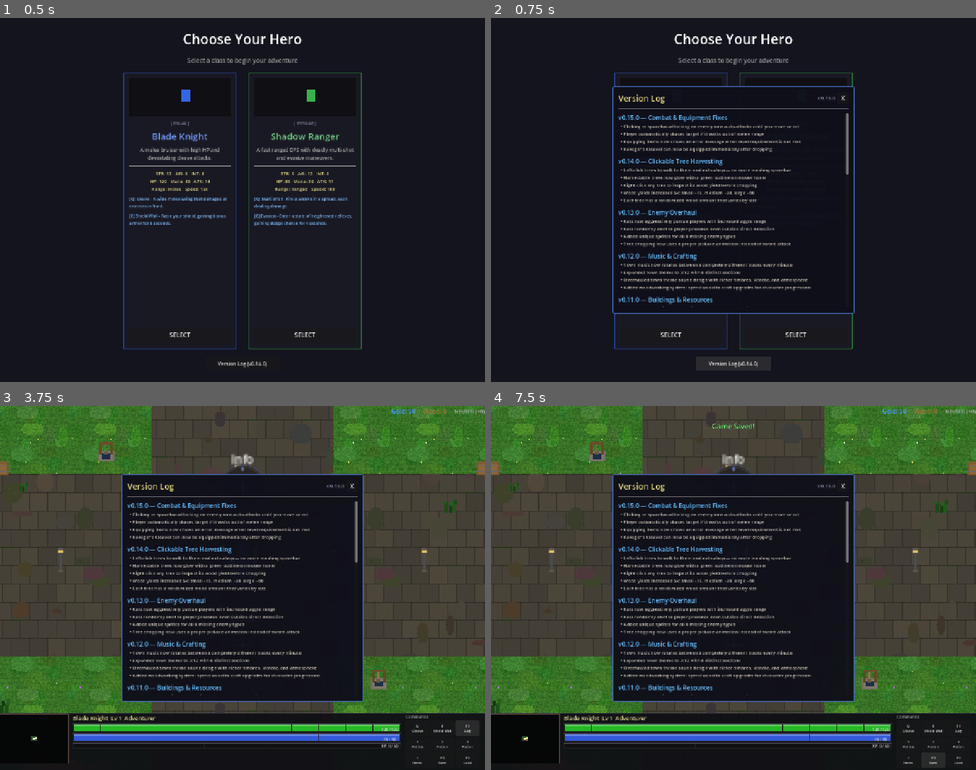
Above: before the commit, frames 1-4 (two rows, left to right).
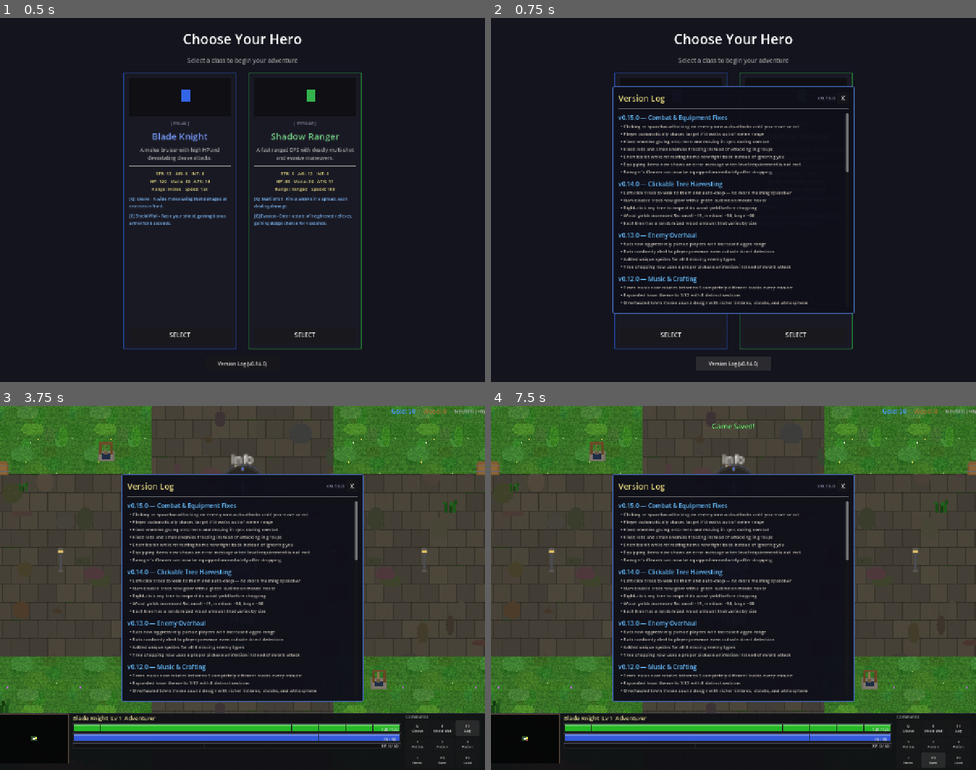
Above: after the commit, the same moments.

Repository: slxny/legends-open-rpg
Game: Godot game, scene res://scenes/main.tscn
Same seed, same stepped clock (60 frames per second), same inputs: the game is played once before the commit and once after it.
Inputs:
- Up to frame 1 (0.5 s): no input
- Up to frame 2 (0.75 s): click "Version Log (v0.14.0)" at 0.5 s
- Up to frame 3 (3.75 s): click "SELECT" at 1.25 s; click "Q Cleave" at 2 s; click "E Shield Wall" at 2.75 s; click "F1 Log" at 3.5 s
- Up to frame 4 (7.5 s): click "1 Potion" at 4.25 s; click "2 Potion" at 5 s; click "3 Potion" at 5.75 s; click "I Items" at 6.5 s; click "F5 Save" at 7.25 s

Frame 1 is identical in both runs. In frame 2, 5.2% of the frame differs, in the area x 26-74%, y 33-80%; in frame 3, 5.2%; in frame 4, 5.2%.

Commit message:
Fix enemies gluing to hero and rats freezing in combat
Three bugs in enemy.gd:

1. Glue bug: In ATTACK state, enemies only had separation push from
   other enemies — no force pushing them off the player. When
   overlapping, they'd ride along with player movement. Now enemies
   push away from the target when closer than half their attack range.

2. Rat freeze: Disengage multiplier was 1.5x attack range. For rats
   (22px range), disengage was only 33px — separation push from other
   rats in groups easily exceeded the 11px gap, causing rapid
   CHASE↔ATTACK oscillation where attacks never fired. Bumped to 2.5x.

3. Damage ignore: take_damage() only re-aggroed from IDLE/PATROL.
   Enemies in RETURN state (walking home) would ignore being hit.
   Now also re-aggros from RETURN.

https://claude.ai/code/session_014LYE46d58jpzvM8LhHMSLN

Diff:
--- a/scenes/enemies/enemy.gd
+++ b/scenes/enemies/enemy.gd
@@ -196,7 +196,7 @@
 	_aggro_range_sq = aggro_range * aggro_range
 	_chase_range_sq = chase_range * chase_range
 	_attack_range_sq = stats.attack_range * stats.attack_range
-	var disengage = stats.attack_range * 1.5
+	var disengage = stats.attack_range * 2.5
 	_attack_disengage_sq = disengage * disengage
 	var alert_range = aggro_range * ALERT_RANGE_MULTIPLIER
 	_alert_range_sq = alert_range * alert_range
@@ -427,8 +427,13 @@
 	elif to_target.x > 0.1:
 		sprite.flip_h = false
 
-	# Keep enemies spread apart even while attacking
-	velocity = _get_separation_push()
+	# Keep enemies spread apart and maintain distance from target
+	var push = _get_separation_push()
+	var dist = to_target.length()
+	var min_dist = stats.attack_range * 0.5
+	if dist < min_dist and dist > 0.1:
+		push -= to_target.normalized() * stats.move_speed * 0.5
+	velocity = push
 	move_and_slide()
 
 	_attack_timer -= delta
@@ -498,7 +503,7 @@
 
 	if stats.current_hp <= 0:
 		_die()
-	elif current_state == State.IDLE or current_state == State.PATROL:
+	elif current_state == State.IDLE or current_state == State.PATROL or current_state == State.RETURN:
 		var player = _get_player()
 		if player:
 			target = player
--- a/scenes/ui/changelog_dialog.gd
+++ b/scenes/ui/changelog_dialog.gd
@@ -17,6 +17,9 @@
 		"entries": [
 			"Clicking or spacebar-attacking an enemy now auto-attacks until you move or act",
 			"Player automatically chases target if it walks out of melee range",
+			"Fixed enemies gluing onto hero and moving in sync during combat",
+			"Fixed rats and small enemies freezing instead of attacking in groups",
+			"Enemies hit while retreating home now fight back instead of ignoring you",
 			"Equipping items now shows an error message when level requirement is not met",
 			"Ravager's Cleaver can now be equipped immediately after dropping",
 		]
